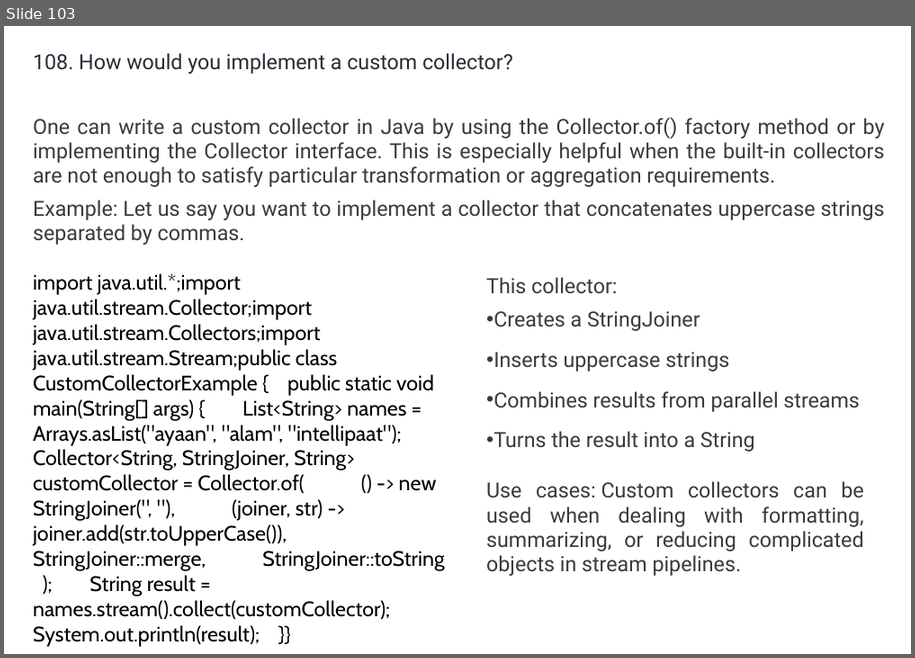
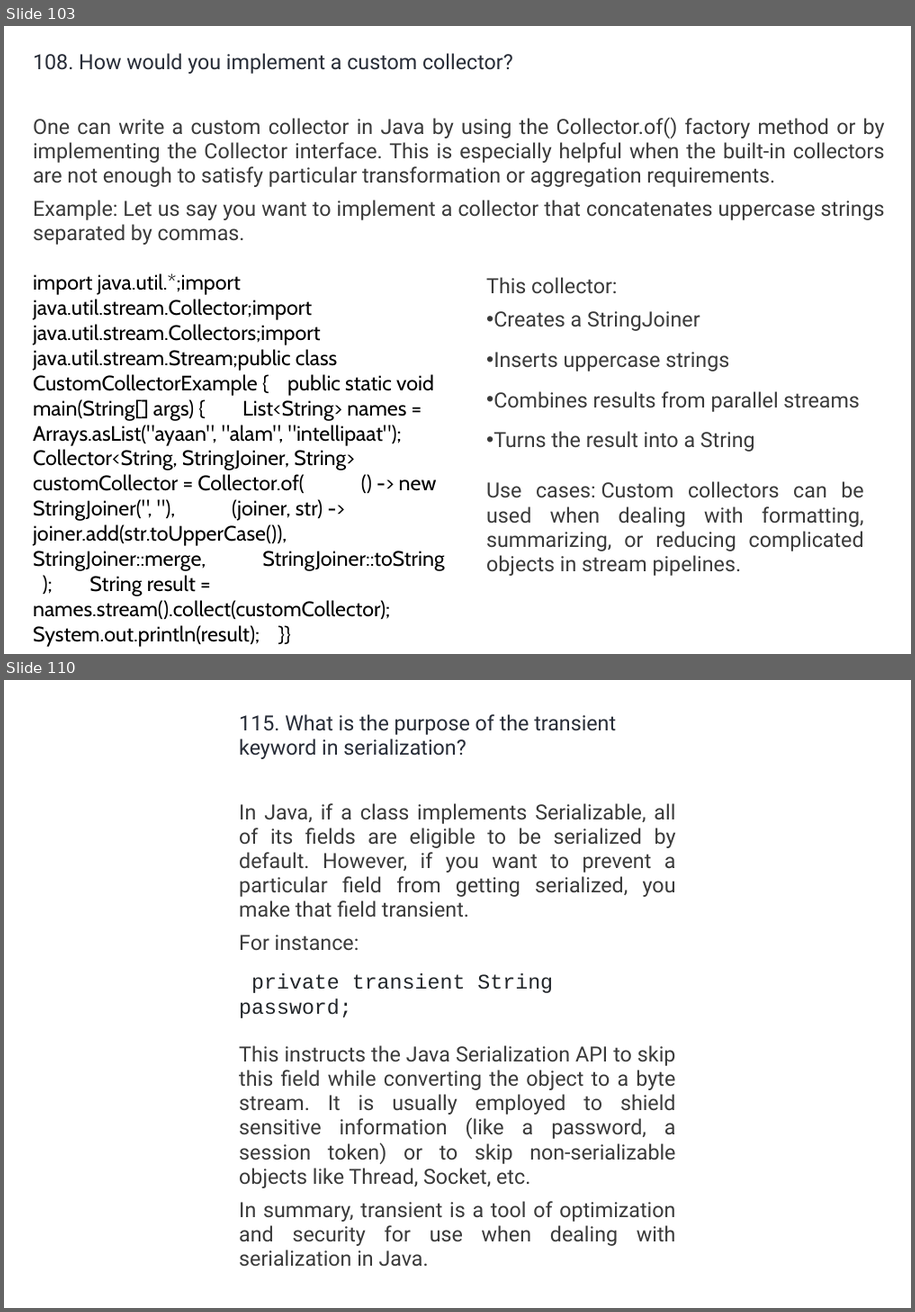
Before and after one commit to umalavanya/FullStackDevelopement_JavaSpring_SQL_ReactProjects, a slide deck: UmaTeachingMaterial/Java/Java-Interview-QA-Intellipaat.pptx. Shown one above the other, each under a label of ours: slide 103 before the commit, slides 103 and 110 after it; the slides between them are not shown. The pictures are 915x658 and 915x1312 pixels, drawn with LibreOffice and Linux fonts; fonts in the diff are those of the drawing. Boxes give left, top, right and bottom in pixels: in the first picture for what was removed or moved away, otherwise in the second. Text is boxed around its words. In the diff, an @@ line names an element or a change of style, - is before the commit and + after.

```diff
--- a/UmaTeachingMaterial/Java/Java-Interview-QA-Intellipaat.pptx
+++ b/UmaTeachingMaterial/Java/Java-Interview-QA-Intellipaat.pptx
@@ slide 110 added at box(4, 680, 911, 1308), background #FFFFFF @@
@@ text added at box(239, 714, 676, 1266), 18 pt, text #3A3A3A @@
+115. What is the purpose of the transient keyword in serialization?
+In Java, if a class implements Serializable, all of its fields are eligible to be serialized by default. However, if you want to prevent a particular field from getting serialized, you make that field transient.
+For instance:
+private transient String password;
+This instructs the Java Serialization API to skip this field while converting the object to a byte stream. It is usually employed to shield sensitive information (like a password, a session token) or to skip non-serializable objects like Thread, Socket, etc.
+In summary, transient is a tool of optimization and security for use when dealing with serialization in Java.
```
Also in this commit, not shown: 117 other slides added.
